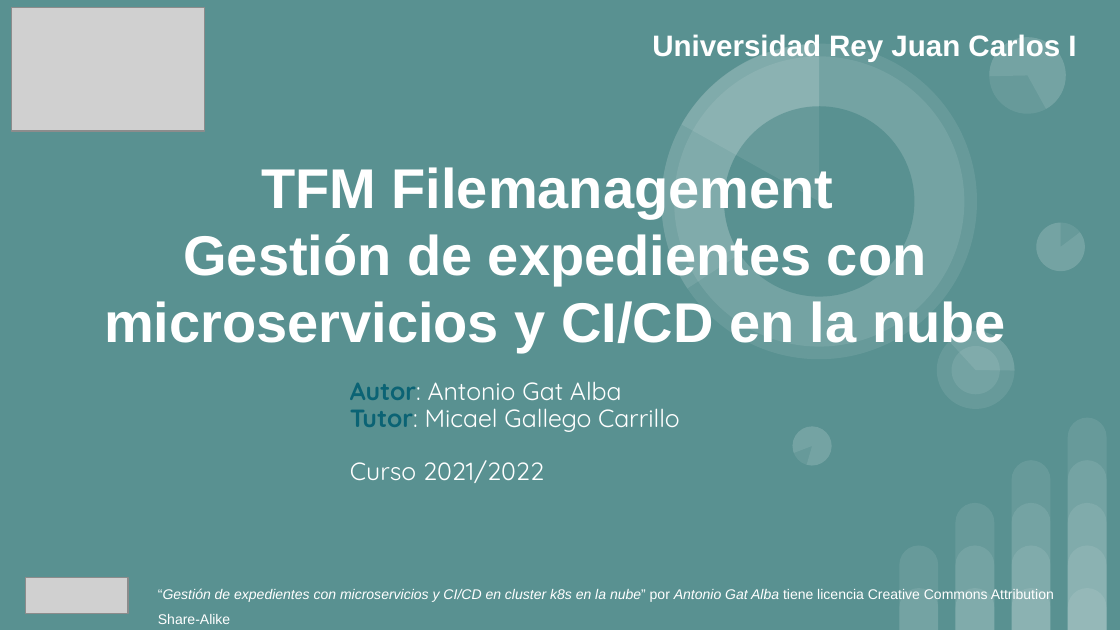
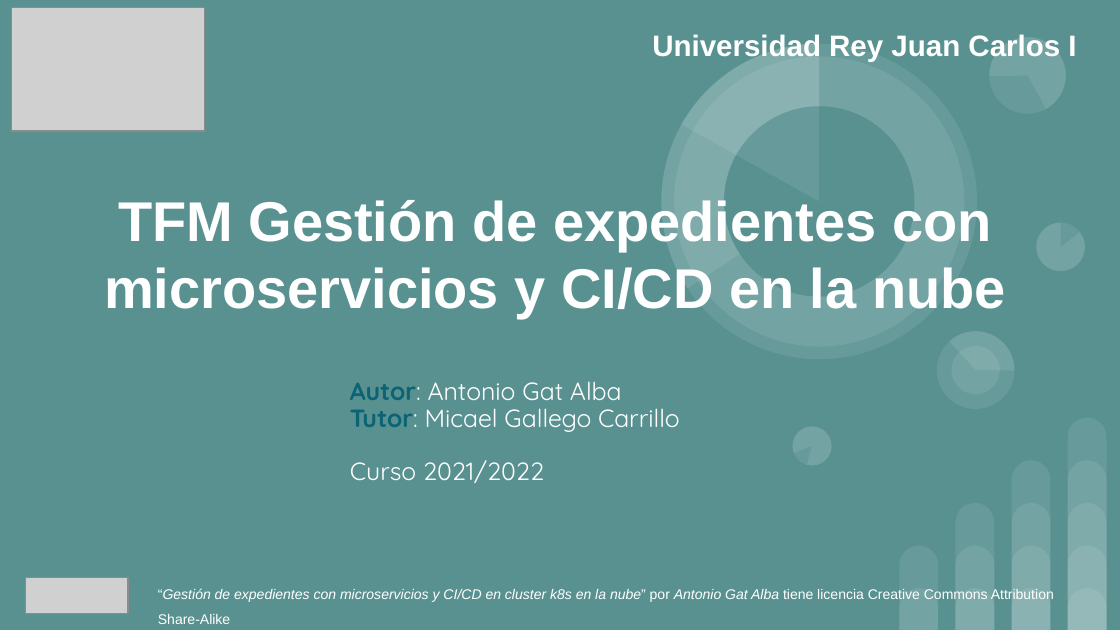
Before and after one commit to agat-prog/mca-filesmanagement-infrastructure, a slide deck: slide 1 of docs/Presentación-TFM-FIles_management_agat.pptx. Drawn at 1120x630 pixels with LibreOffice and Linux fonts; fonts in the diff are those of the drawing; grey boxes stand for pictures. Boxes give left, top, right and bottom in pixels: in the first picture for what was removed or moved away, otherwise in the second. Text is boxed around its words. In the diff, an @@ line names an element or a change of style, - is before the commit and + after.

```diff
--- a/docs/Presentación-TFM-FIles_management_agat.pptx
+++ b/docs/Presentación-TFM-FIles_management_agat.pptx
@@ title at (x1=104, y1=200, x2=1006, y2=318): text changed @@
-TFM Filemanagement
-Gestión de expedientes con microservicios y CI/CD en la nube
+TFM Gestión de expedientes con microservicios y CI/CD en la nube
```
Also in this commit, not shown: 4 other slides changed, 6 slides removed, 2 other files.
